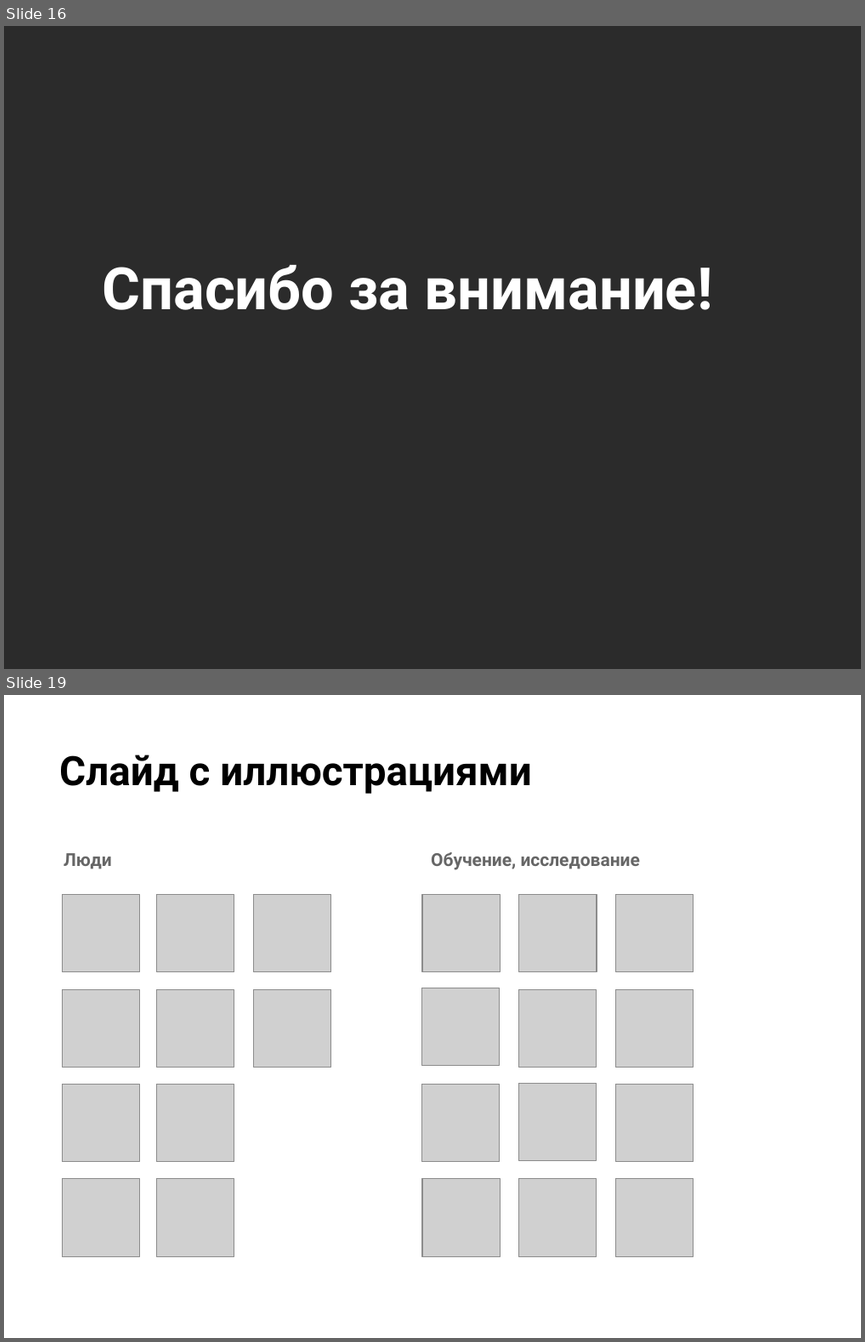
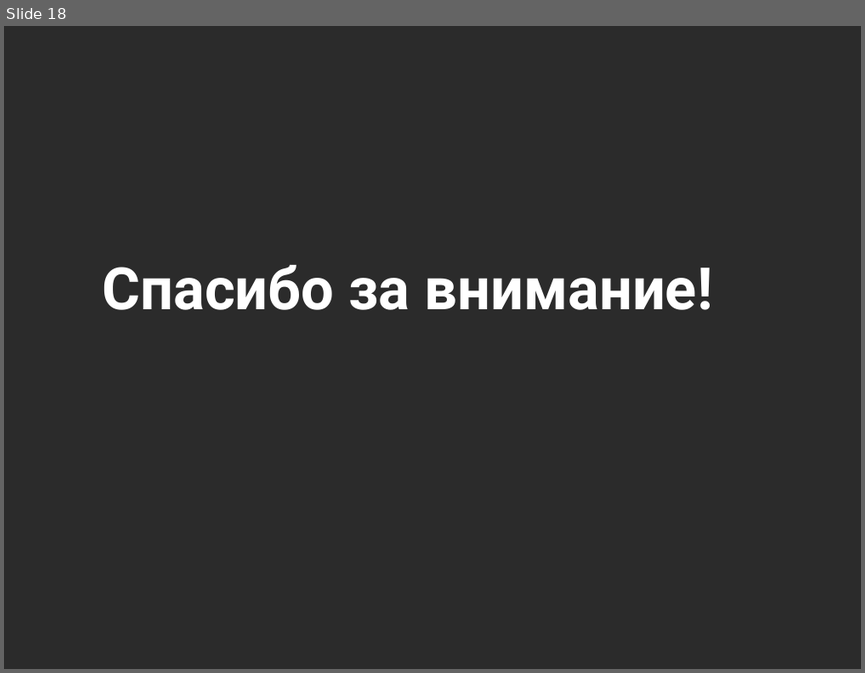
Before and after one commit to anton20044/ClickHouse_Final_Project, a slide deck: Презентация.pptx. Shown one above the other, each under a label of ours: slides 16 and 19 before the commit, slide 18 after it; the slides between them are not shown. The pictures are 865x1342 and 865x673 pixels, drawn with LibreOffice and Linux fonts; fonts in the diff are those of the drawing; grey boxes stand for pictures; background and template pictures are left out; a plain dark background stands for a picture behind light text. Boxes give left, top, right and bottom in pixels: in the first picture for what was removed or moved away, otherwise in the second. Text is boxed around its words. In the diff, an @@ line names an element or a change of style, - is before the commit and + after.

```diff
--- a/Презентация.pptx
+++ b/Презентация.pptx
@@ slide 19 removed at <box>4,695,861,1338</box>, background picture (left out) @@
@@ title removed at <box>59,755,531,794</box> @@
-Слайд с иллюстрациями
@@ text removed at <box>64,853,112,869</box> @@
-Люди
@@ text removed at <box>431,852,640,870</box> @@
-Обучение, исследование
@@ picture removed at <box>63,895,140,973</box> @@
@@ picture removed at <box>156,895,234,973</box> @@
@@ picture removed at <box>253,895,331,973</box> @@
@@ picture removed at <box>422,895,500,973</box> @@
@@ picture removed at <box>519,895,597,973</box> @@
@@ picture removed at <box>616,895,693,973</box> @@
@@ picture removed at <box>63,989,140,1066</box> @@
@@ picture removed at <box>156,989,234,1066</box> @@
@@ picture removed at <box>253,989,331,1066</box> @@
@@ picture removed at <box>421,987,500,1065</box> @@
@@ picture removed at <box>519,989,597,1066</box> @@
@@ picture removed at <box>616,989,693,1066</box> @@
@@ picture removed at <box>63,1084,140,1162</box> @@
@@ picture removed at <box>156,1084,234,1162</box> @@
@@ picture removed at <box>421,1084,500,1162</box> @@
@@ picture removed at <box>519,1083,597,1160</box> @@
@@ picture removed at <box>616,1084,693,1162</box> @@
@@ picture removed at <box>63,1179,140,1256</box> @@
@@ picture removed at <box>156,1179,234,1256</box> @@
@@ picture removed at <box>422,1179,500,1256</box> @@
@@ picture removed at <box>519,1179,597,1256</box> @@
@@ picture removed at <box>616,1179,693,1256</box> @@
@@ what was slide 16 is now slide 18 @@
```
Also in this commit, not shown: 1 slide changed, 5 slides added, 7 other slides removed, 1 other file.
